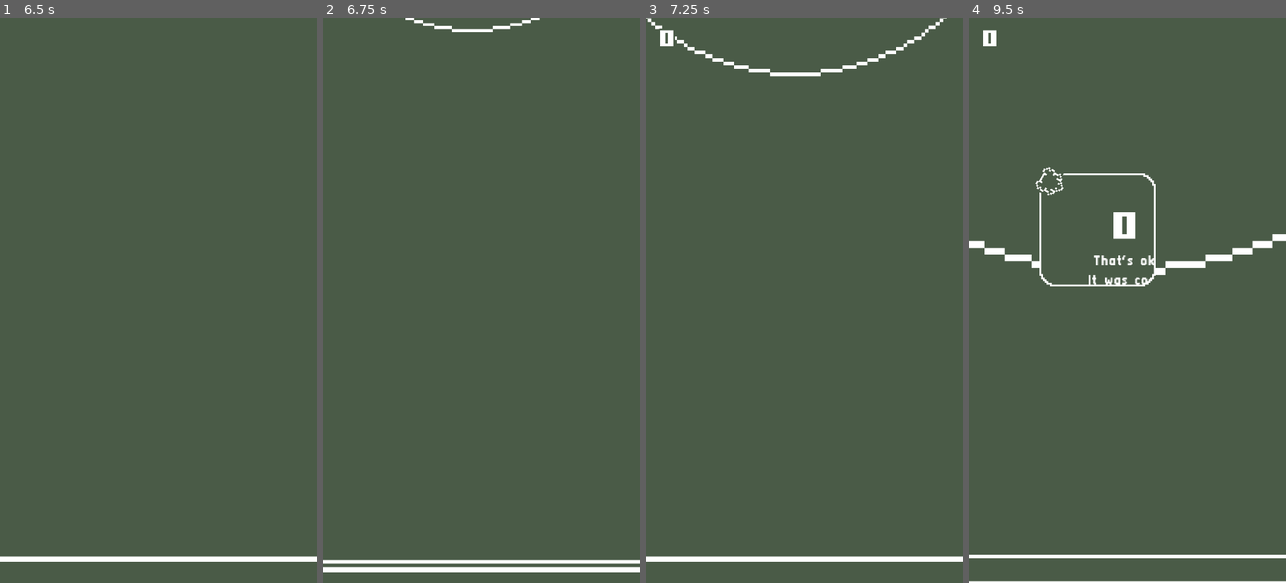
Above: before the commit, frames 1-4 (left to right).
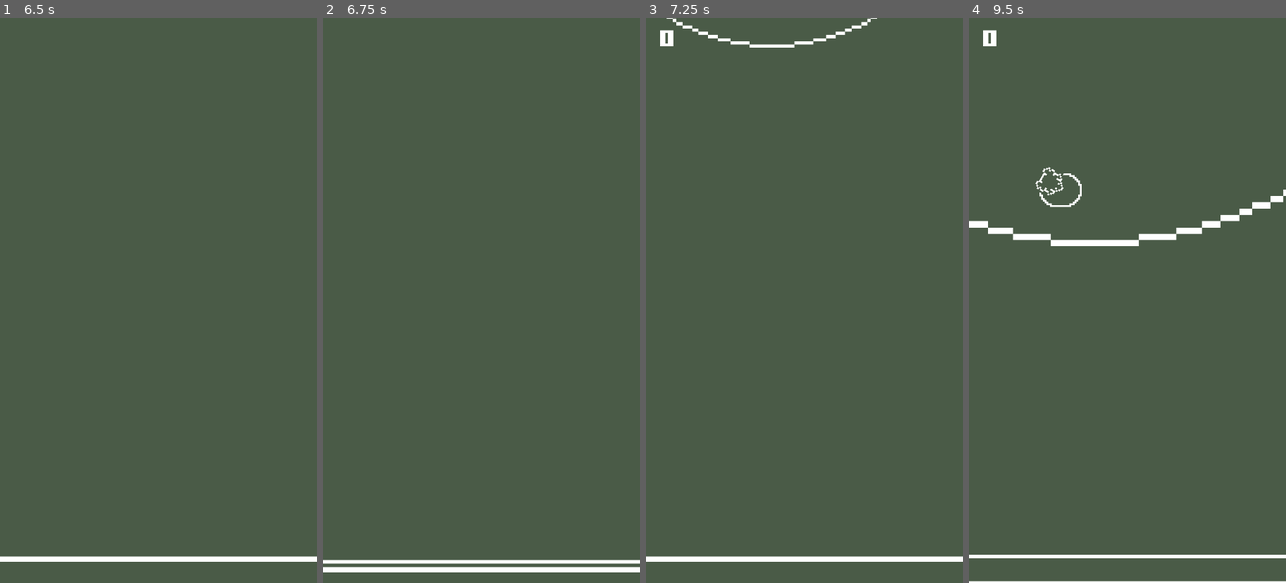
Above: after the commit, the same moments.

Repository: DGIST2023choidoyun/flogtus
Game: Godot game, scene res://Scenes/main.tscn
The game is run twice, just before and just after one commit, with the same random seed, the same clock (stepped at 60 frames per second) and the same inputs.
Inputs (mouse positions are in pixels of both pictures, inside the frame that each line leads up to):
- Up to frame 1 (6.5 s): move the mouse to (228, 272) at 0.52 s; tap Space (Jump) at 0.6, 0.77, 1.07, 1.35, 1.52, 1.82, 2.1, 2.85, 3.02, 3.32, 3.6, 3.77, 4.07, 4.35, 4.52, 4.82, 5.1, 5.85, 6.02, 6.32 s; click (228, 272) at 0.67 s; move the mouse to (95, 328) at 1.27 s; click (95, 328) at 1.42 s; move the mouse to (190, 176) at 2.02 s; click (190, 176) at 2.17 s; move the mouse to (142, 413) at 2.77 s; click (142, 413) at 2.92 s; tap Enter at 3.5 s; move the mouse to (253, 385) at 3.52 s; click (253, 385) at 3.67 s; move the mouse to (63, 215) at 4.27 s; click (63, 215) at 4.42 s; move the mouse to (174, 300) at 5.02 s; click (174, 300) at 5.17 s; move the mouse to (110, 159) at 5.77 s; click (110, 159) at 5.92 s
- Up to frame 2 (6.75 s): tap Space (Jump) at 6.5, 6.6 s; move the mouse to (551, 272) at 6.52 s; click (551, 272) at 6.67 s
- Up to frame 3 (7.25 s): tap Space (Jump) at 6.77, 7.07 s
- Up to frame 4 (9.5 s): move the mouse to (1064, 328) at 7.27 s; tap Space (Jump) at 7.35, 7.52, 7.82, 8.1, 8.85, 9.02, 9.32 s; click (1064, 328) at 7.42 s; move the mouse to (1159, 176) at 8.02 s; click (1159, 176) at 8.17 s; move the mouse to (1111, 413) at 8.77 s; click (1111, 413) at 8.92 s

Frame 1 is identical in both runs. In frame 2, 0.2% of the frame differs, in the area x 26-69%, y 0-3%; in frame 3, 1.0%; in frame 4, 3.1%, in the area x 0-100%, y 27-48%.

Commit message:
0824 err

Diff:
--- a/Objects/frog.tscn
+++ b/Objects/frog.tscn
@@ -166,9 +166,18 @@
 script = ExtResource("1_vwpa2")
 metadata/_custom_type_script = "uid://b6v7bg41x50l0"
 
+[node name="LandPoint" type="Marker2D" parent="."]
+unique_name_in_owner = true
+visible = false
+script = ExtResource("7_giiu1")
+
+[node name="Sprite2D" type="Sprite2D" parent="LandPoint"]
+texture_filter = 1
+texture = ExtResource("7_1lrn2")
+
 [node name="Sprite" type="AnimatedSprite2D" parent="."]
 sprite_frames = SubResource("SpriteFrames_vwpa2")
-animation = &"jump"
+animation = &"idle"
 autoplay = "idle"
 script = ExtResource("3_506uw")
 
@@ -211,17 +220,6 @@
 volume_db = 12.0
 bus = &"Effect"
 
-[node name="LandPoint" type="Marker2D" parent="."]
-visible = false
-z_index = 1
-script = ExtResource("7_giiu1")
-
-[node name="Sprite2D" type="Sprite2D" parent="LandPoint"]
-visible = false
-texture_filter = 1
-position = Vector2(0, 5)
-texture = ExtResource("7_1lrn2")
-
 [node name="Wave" parent="." instance=ExtResource("9_mp1wj")]
 
 [connection signal="animation_finished" from="Sprite" to="Sprite" method="_on_animation_finished"]
--- a/Scripts/frog/frog.gd
+++ b/Scripts/frog/frog.gd
@@ -68,8 +68,6 @@
 			$LandPoint.hide()
 			game_over()
 
-			if self.platform != null:
-				self.platform.takeoff(self)
 		STATE.CNT:
 			return
 	state = value
--- a/Scripts/frog/frog_animation.gd
+++ b/Scripts/frog/frog_animation.gd
@@ -21,7 +21,8 @@
 	self.play(&"jump")
 	self.speed_scale = speed
 
-	%JumpSound.play()
+	if %LandPoint.is_real_jump:
+		%JumpSound.play()
 
 func drown_animate() -> void:
 	get_parent().rotation = 0
--- a/Scripts/frog/land_point.gd
+++ b/Scripts/frog/land_point.gd
@@ -1,18 +1,22 @@
 extends Marker2D
+
+const jump_thres: float = 15.0
+
+var is_real_jump: bool = false
 
 func _process(_delta: float) -> void:
 	var charged: float = Frog.charge_full - %ChargeTimer.time_left
 	var dest: Vector2 = Vector2.UP * charged / Frog.charge_full * Frog.max_dist
 
-	if dest.length() >= 12.0:
-		$Sprite2D.show()
+	if not is_real_jump and dest.length() >= jump_thres:
+		is_real_jump = true
 	self.position = dest
 
 func _notification(what: int) -> void:
 	if what == NOTIFICATION_VISIBILITY_CHANGED:
 		if visible:
 			set_process(true)
+			is_real_jump = false
 		else:
 			set_process(false)
 			self.position = Vector2.ZERO
-			$Sprite2D.hide()
--- a/Scripts/global/leap_server.gd
+++ b/Scripts/global/leap_server.gd
@@ -3,6 +3,8 @@
 var frog: Frog
 func connect_frog(real_frog: Frog) -> void:
 	frog = real_frog
+	frog.body_entered.connect(landed)
+	frog.body_exited.connect(takeoff)
 
 func landed(platform: Node2D) -> void: # 개구리와 자연스러운 연결
 	if platform is Lotus:
Binary file changed: Textures/land_point.png
